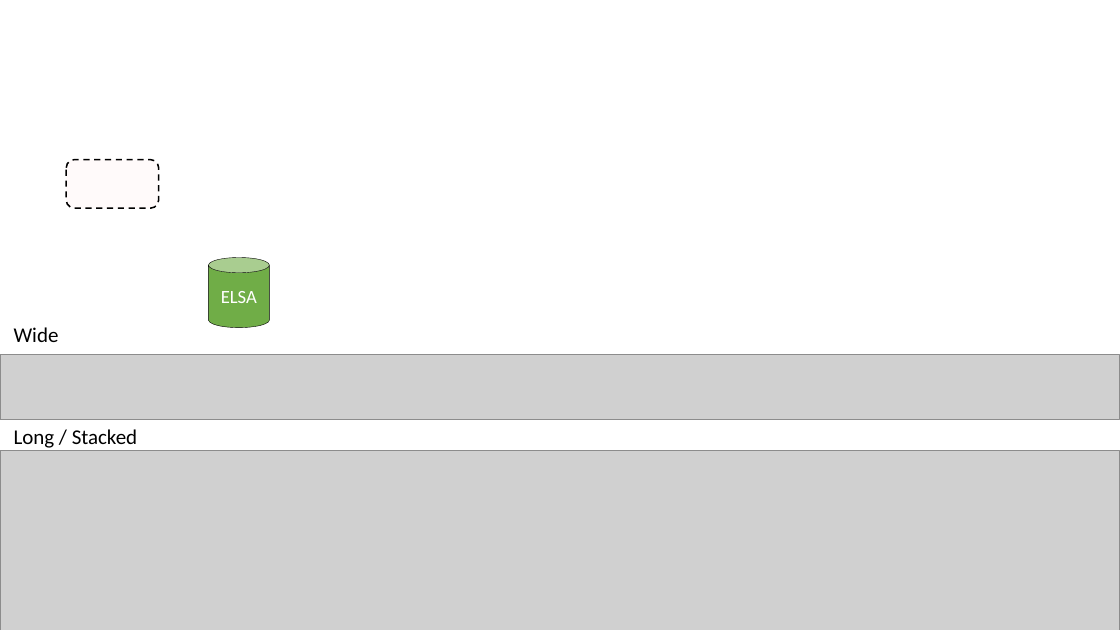
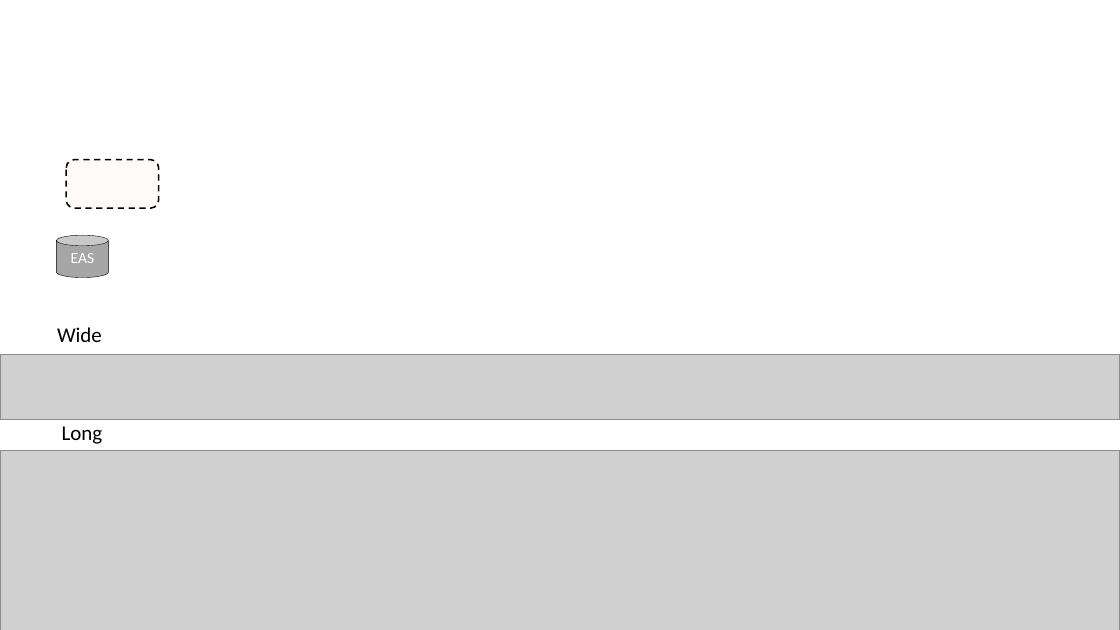
Before and after one commit to IALSA/IALSA-2015-Portland, a slide deck: slide 4 of pubs/2016-talks/2016-06-09-cpa/ppt/koval-etal-2016-06-10-cpa.pptx. Drawn at 1120x630 pixels with LibreOffice and Linux fonts; fonts in the diff are those of the drawing; grey boxes stand for pictures; background and template pictures are left out. Boxes give left, top, right and bottom in pixels: in the first picture for what was removed or moved away, otherwise in the second. Text is boxed around its words. In the diff, an @@ line names an element or a change of style, - is before the commit and + after.

```diff
--- a/pubs/2016-talks/2016-06-09-cpa/ppt/koval-etal-2016-06-10-cpa.pptx
+++ b/pubs/2016-talks/2016-06-09-cpa/ppt/koval-etal-2016-06-10-cpa.pptx
@@ cylinder added at [56, 235, 108, 278], fill #A6A6A6, outline #000000 0.25 pt, 10 pt, text #FFFFFF @@
+EAS
@@ cylinder removed at [208, 258, 269, 328] @@
-ELSA
@@ text "Wide": place and size @@
-text "Wide" at [14, 327, 59, 342]
+text "Wide" at [57, 327, 102, 342]
@@ text at [62, 426, 103, 444]: text changed @@
-Long / Stacked
+Long
```
Also in this commit, not shown: 1 other slide changed, 1 slide added, 1 slide removed, 14 other files.
